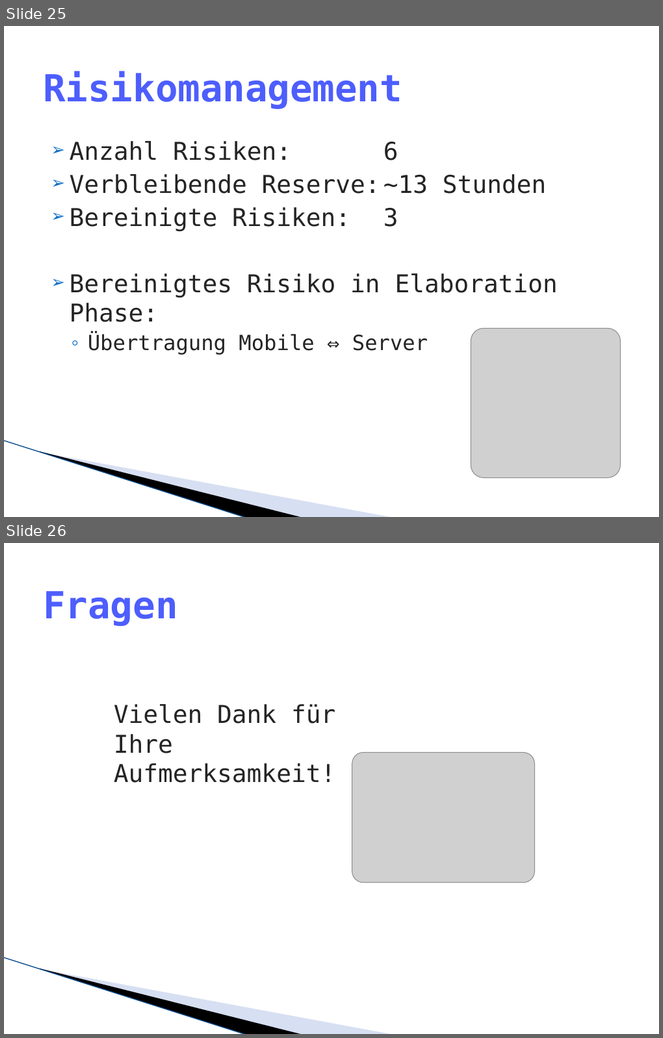
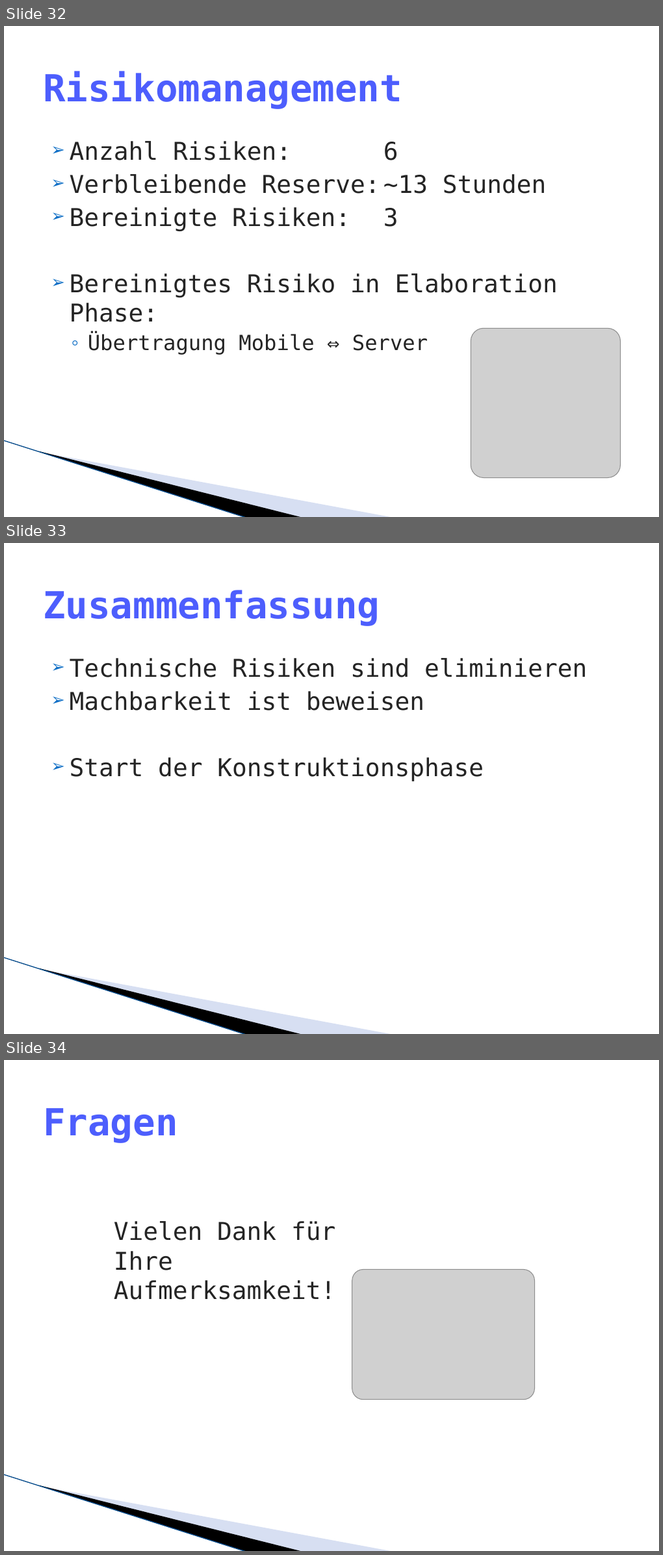
Before and after one commit to lukaselmer/hsr-mrt-software-engineering-2-project, a slide deck: doc/05_Design/praesentation.pptx. Shown one above the other, each under a label of ours: slides 25 and 26 before the commit, slides 32, 33 and 34 after it. The pictures are 663x1038 and 663x1555 pixels, drawn with LibreOffice and Linux fonts; fonts in the diff are those of the drawing; grey boxes stand for pictures; background and template pictures are left out. Boxes give left, top, right and bottom in pixels: in the first picture for what was removed or moved away, otherwise in the second. Text is boxed around its words. In the diff, an @@ line names an element or a change of style, - is before the commit and + after.

```diff
--- a/doc/05_Design/praesentation.pptx
+++ b/doc/05_Design/praesentation.pptx
@@ slide 33 added at (4, 543, 659, 1034), background #FFFFFF; not listed: 3 template elements that a slide beside it also shows @@
@@ title added at (43, 590, 380, 626), 41 pt, text #4D5EFD, bold @@
+Zusammenfassung
@@ text added at (70, 658, 587, 782), 27 pt, text #242424 @@
+➢ Technische Risiken sind eliminieren
+➢ Machbarkeit ist beweisen
+➢ Start der Konstruktionsphase
@@ what was slide 25 is now slide 32 @@
@@ what was slide 26 is now slide 34 @@
```
Also in this commit, not shown: 12 slides changed, 8 other slides added, 1 other file.
